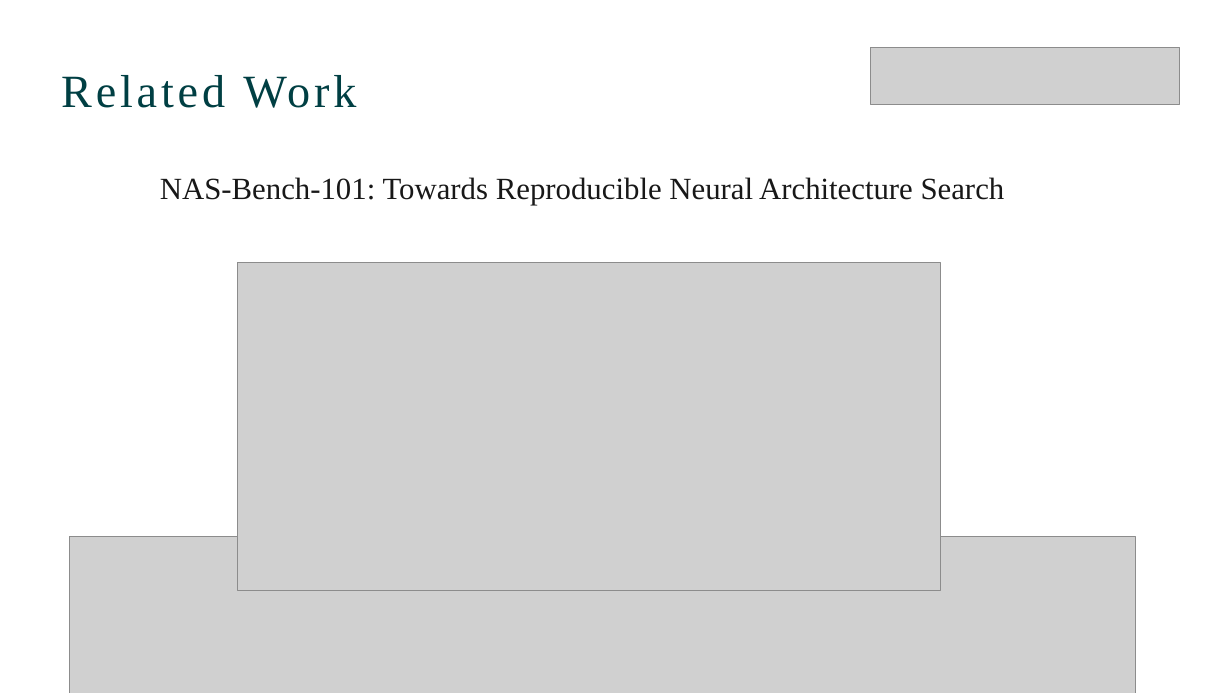
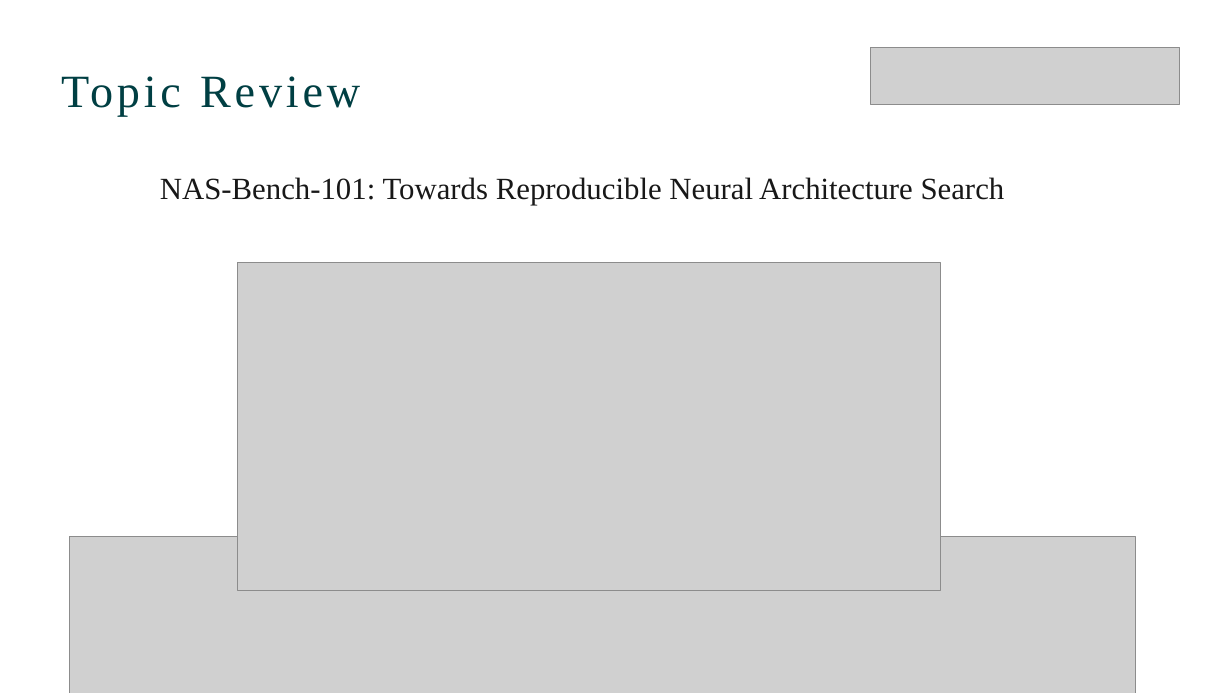
Before and after one commit to chenyicc/fxx_project, a slide deck: slide 3 of nasbench-master/第8组_中期.pptx (slide 4 before the commit). Drawn at 1232x693 pixels with LibreOffice and Linux fonts; fonts in the diff are those of the drawing; grey boxes stand for pictures. Boxes give left, top, right and bottom in pixels: in the first picture for what was removed or moved away, otherwise in the second. Text is boxed around its words. In the diff, an @@ line names an element or a change of style, - is before the commit and + after.

```diff
--- a/nasbench-master/第8组_中期.pptx
+++ b/nasbench-master/第8组_中期.pptx
@@ text at <box>61,76,360,116</box>: text changed @@
-Related Work
+Topic Review
```
Also in this commit, not shown: 4 other slides changed, 3 slides added, 5 slides removed.
